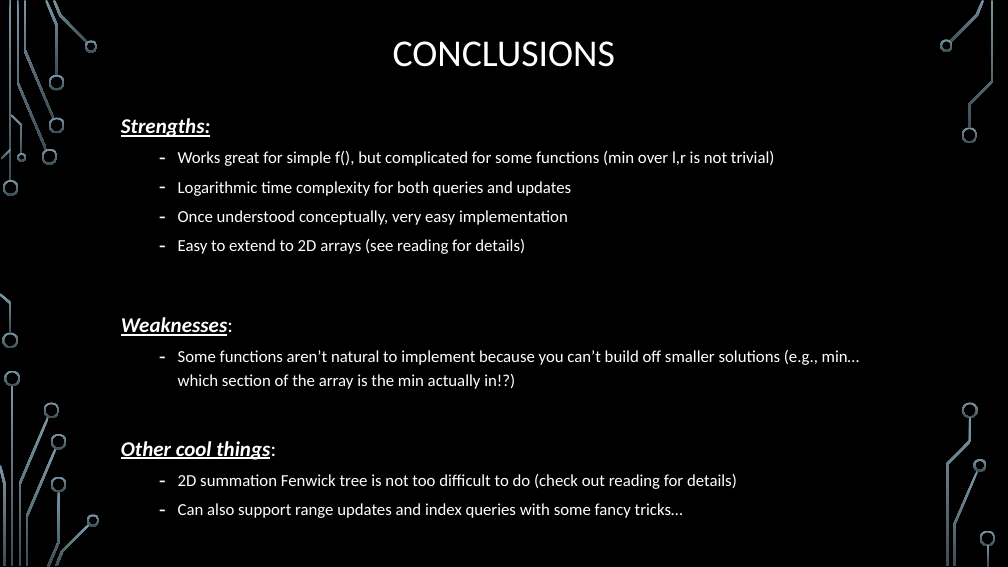
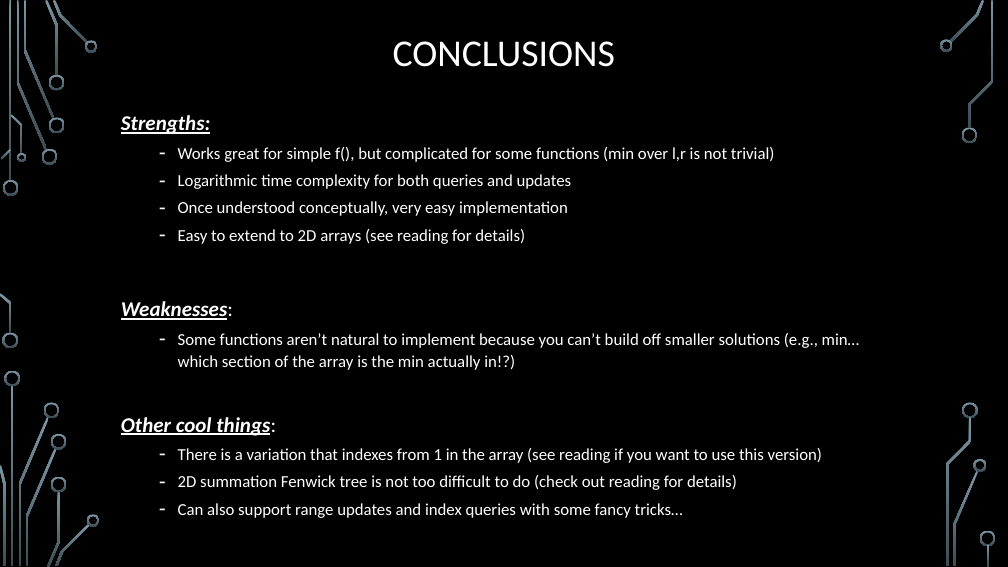
Before and after one commit to janiceeguo/advAlgo, a slide deck: slide 30 of slides/Trees-FenwickTrees.pptx (slide 29 before the commit). Drawn at 1008x567 pixels with LibreOffice and Linux fonts; fonts in the diff are those of the drawing; background and template pictures are left out. Boxes give left, top, right and bottom in pixels: in the first picture for what was removed or moved away, otherwise in the second. Text is boxed around its words. In the diff, an @@ line names an element or a change of style, - is before the commit and + after.

Commit message:
adding one slide

```diff
--- a/slides/Trees-FenwickTrees.pptx
+++ b/slides/Trees-FenwickTrees.pptx
@@ text at <box>121,115,860,518</box>: line spacing 1.2 to 1.1 @@
@@ text at <box>178,448,822,463</box>: paragraph added @@
+  – There is a variation that indexes from 1 in the array (see reading if you want to use this version)
```
Also in this commit, not shown: 1 slide added.
